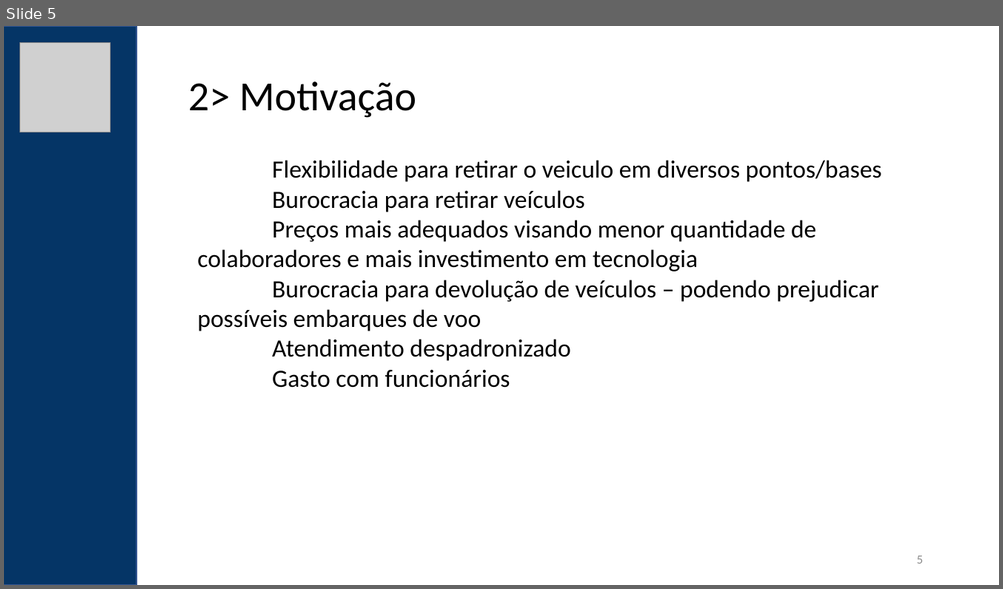
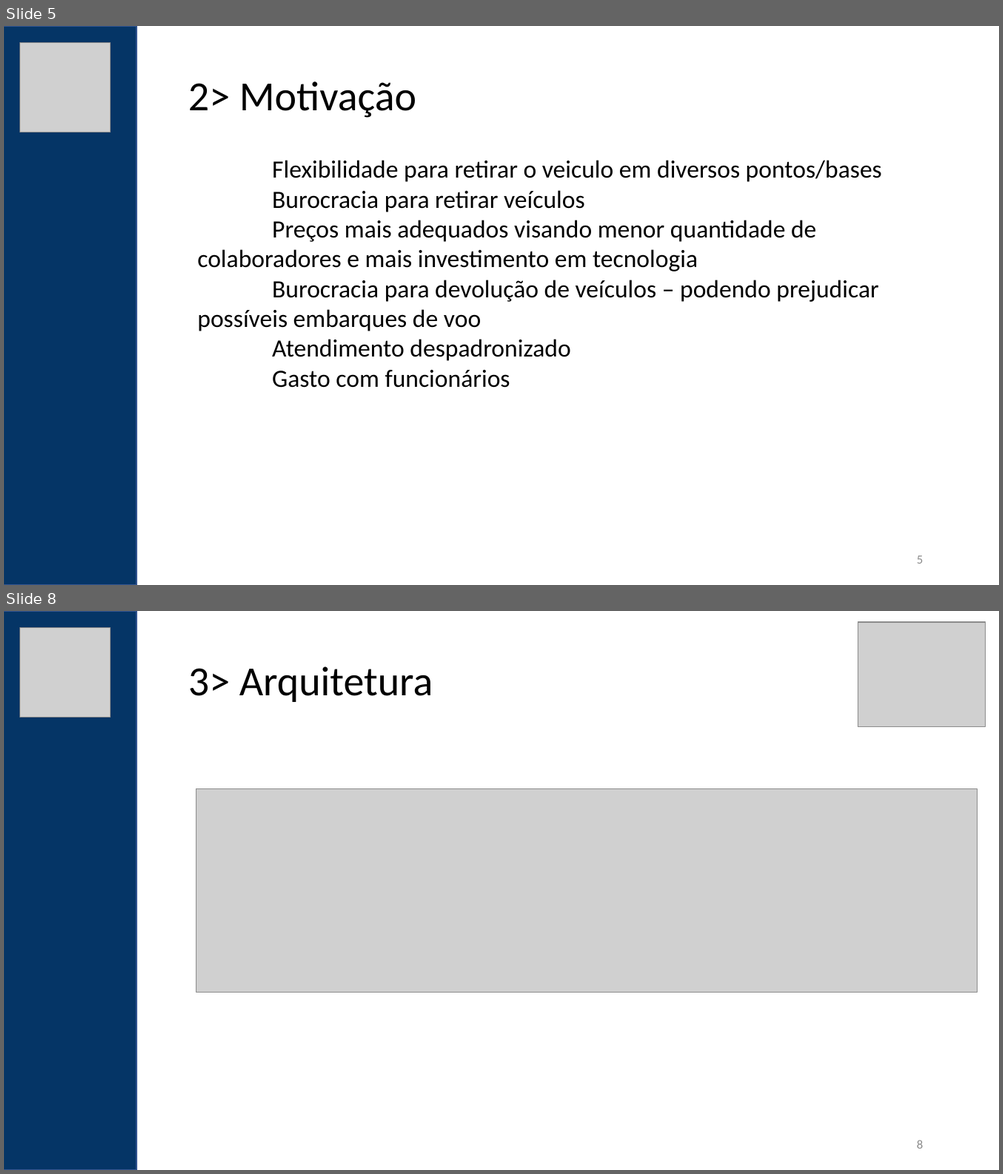
Before and after one commit to rodrigogermano/InfNetArquiteturaCorporativa, a slide deck: Apresentacao/PGPARQ01C1-2N-P1-projeto-final.pptx. Shown one above the other, each under a label of ours: slide 5 before the commit, slides 5 and 8 after it; the slides between them are not shown. The pictures are 1003x589 and 1003x1174 pixels, drawn with LibreOffice and Linux fonts; fonts in the diff are those of the drawing; grey boxes stand for pictures. Boxes give left, top, right and bottom in pixels: in the first picture for what was removed or moved away, otherwise in the second. Text is boxed around its words. In the diff, an @@ line names an element or a change of style, - is before the commit and + after.

```diff
--- a/Apresentacao/PGPARQ01C1-2N-P1-projeto-final.pptx
+++ b/Apresentacao/PGPARQ01C1-2N-P1-projeto-final.pptx
@@ slide 8 added at (4, 611, 999, 1170), background #FFFFFF @@
@@ rectangle added at (4, 611, 136, 1170), fill #053566, outline #325491 1 pt @@
@@ picture added at (20, 627, 110, 717) @@
@@ picture added at (857, 622, 984, 726) @@
@@ text added at (188, 667, 433, 702), 40 pt, text #000000 @@
+3> Arquitetura
@@ picture added at (196, 789, 978, 992) @@
@@ page number added at (916, 1140, 922, 1149), 12 pt, text #8C8C8C @@
+8
```
Also in this commit, not shown: 7 slides changed, 9 other slides added, 2 other files.
